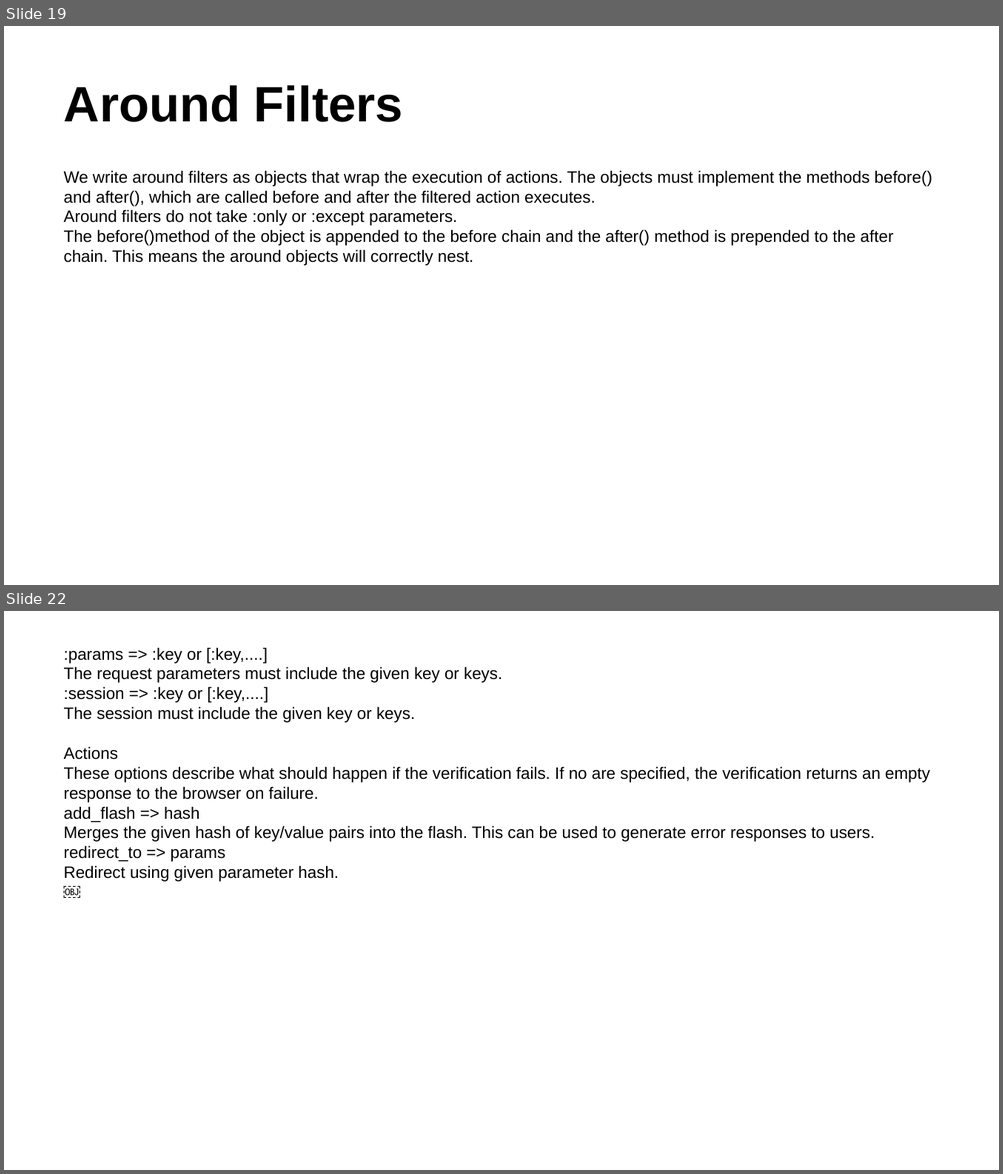
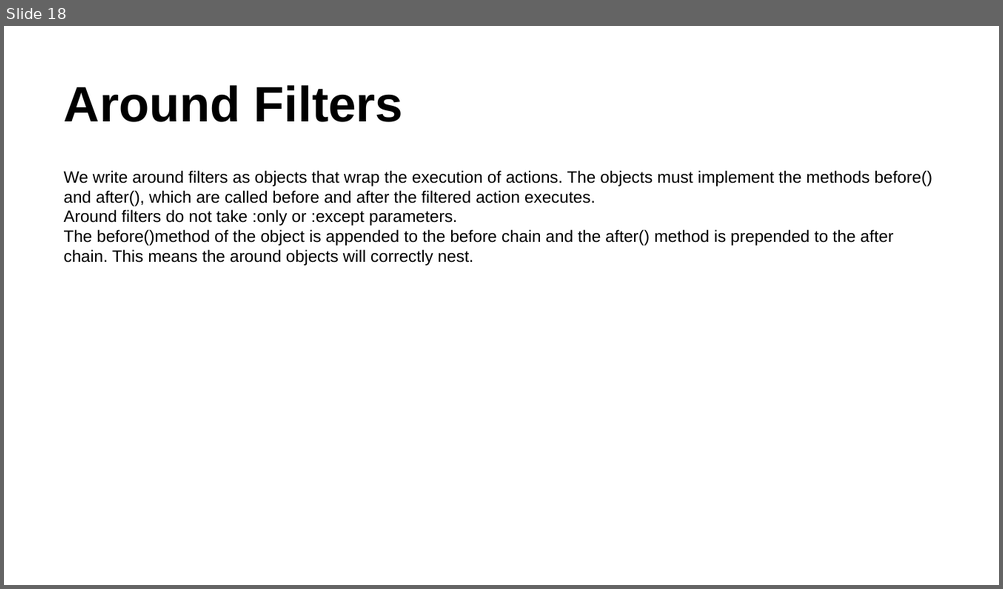
Before and after one commit to rubypool/rails-training-material, a slide deck: Ruby On Rails Deck - Controller.pptx. Shown one above the other, each under a label of ours: slides 19 and 22 before the commit, slide 18 after it; the slides between them are not shown. The pictures are 1003x1174 and 1003x589 pixels, drawn with LibreOffice and Linux fonts; fonts in the diff are those of the drawing. Boxes give left, top, right and bottom in pixels: in the first picture for what was removed or moved away, otherwise in the second. Text is boxed around its words. In the diff, an @@ line names an element or a change of style, - is before the commit and + after.

```diff
--- a/Ruby On Rails Deck - Controller.pptx
+++ b/Ruby On Rails Deck - Controller.pptx
@@ slide 22 removed at [4, 611, 999, 1170], background #FFFFFF @@
@@ text removed at [64, 647, 930, 882] @@
-:params => :key or [:key,....]
-The request parameters must include the given key or keys.
-:session => :key or [:key,....]
-The session must include the given key or keys.
-Actions
-These options describe what should happen if the verification fails. If no are specified, the verification returns an empty response to the browser on failure.
-add_flash => hash
-Merges the given hash of key/value pairs into the flash. This can be used to generate error responses to users.
-redirect_to => params
-Redirect using given parameter hash.
-￼
@@ what was slide 19 is now slide 18 @@
```
Also in this commit, not shown: 2 slides changed, 3 other slides removed.
